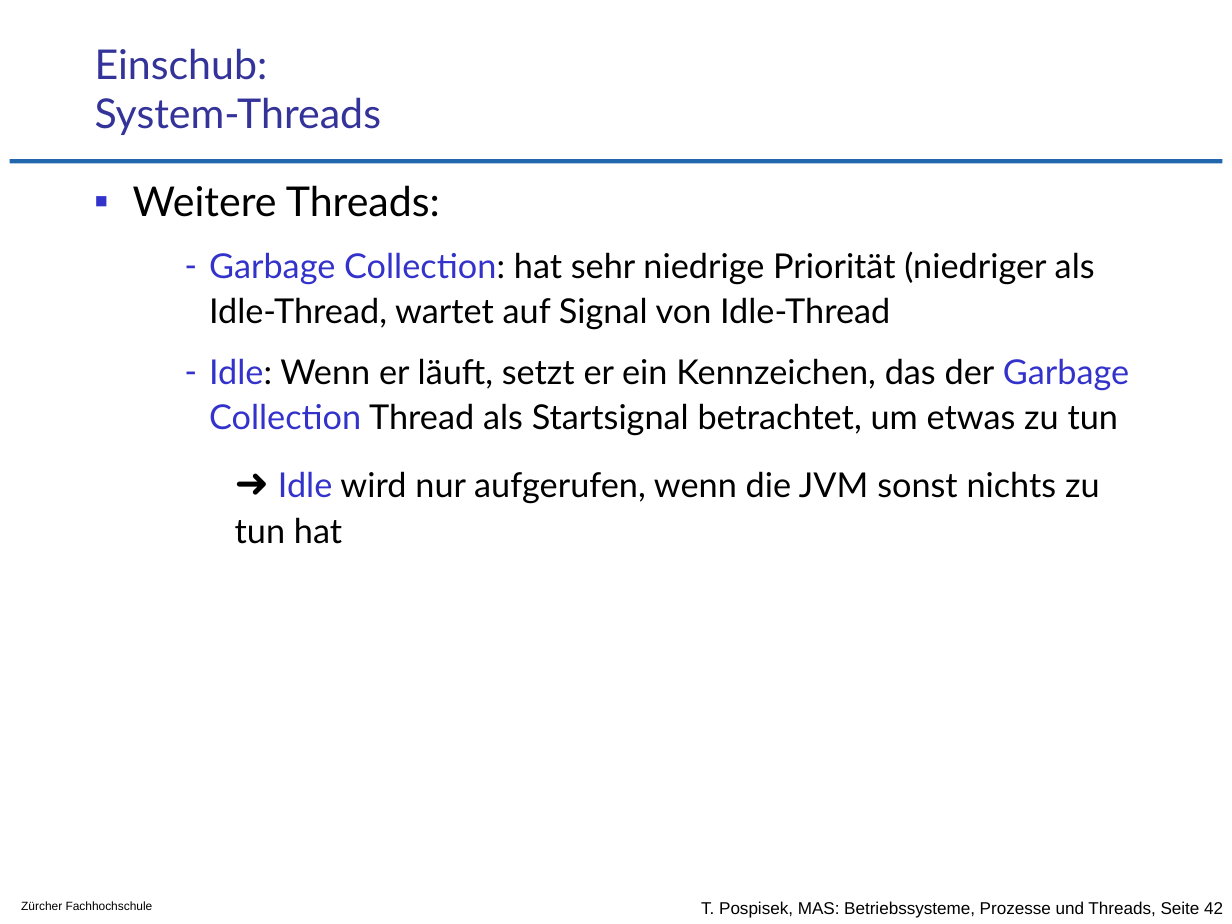
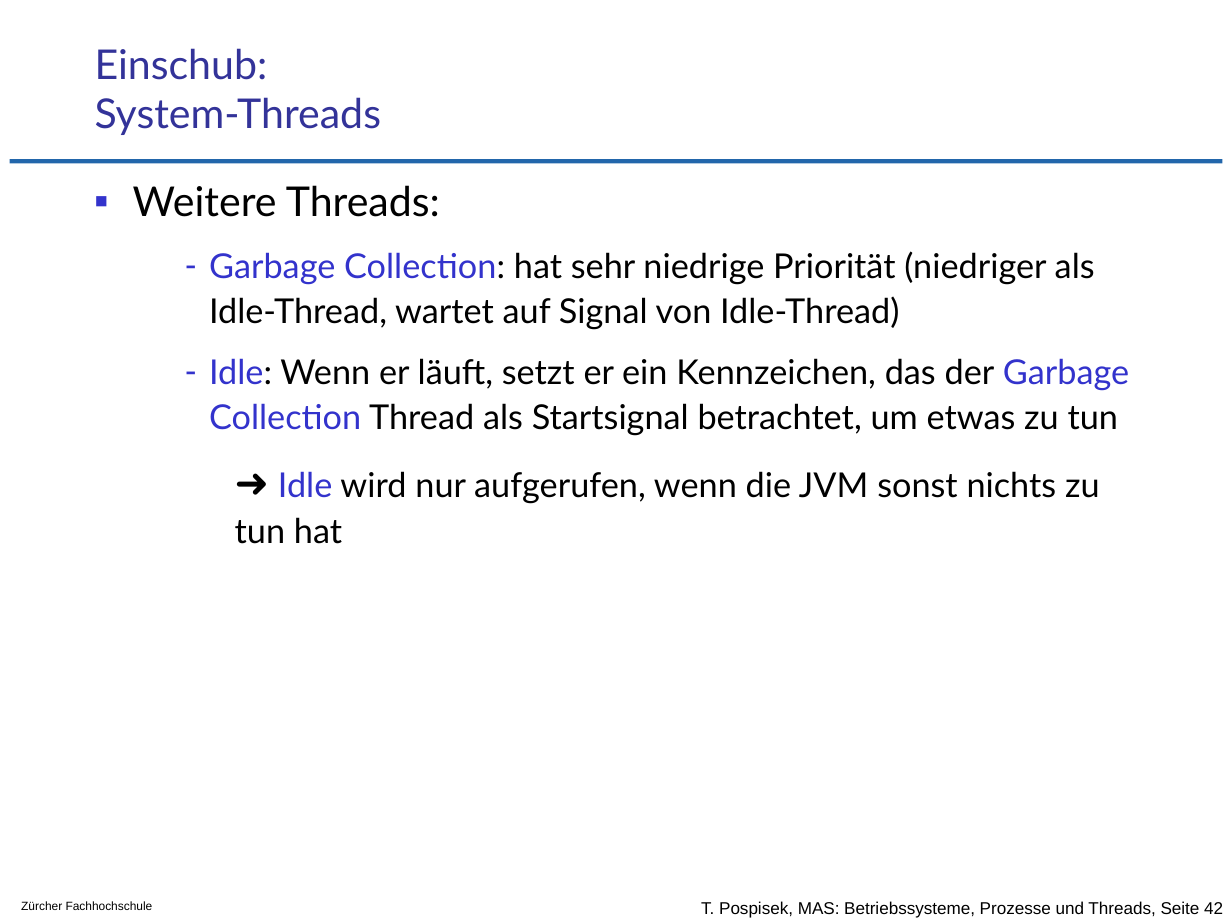
Before and after one commit to tpo/betriebssysteme, a slide deck: slide 42 of 05-2_Prozesse_und_Threads.odp. Drawn at 1232x924 pixels with LibreOffice and Linux fonts; fonts in the diff are those of the drawing; background and template pictures are left out. Boxes give left, top, right and bottom in pixels: in the first picture for what was removed or moved away, otherwise in the second. Text is boxed around its words. In the diff, an @@ line names an element or a change of style, - is before the commit and + after.

```diff
--- a/05-2_Prozesse_und_Threads.odp
+++ b/05-2_Prozesse_und_Threads.odp
@@ text at [209,251,1095,330]: text changed @@
-  – Garbage Collection: hat sehr niedrige Priorität (niedriger als Idle-Thread, wartet auf Signal von Idle-Thread
+  – Garbage Collection: hat sehr niedrige Priorität (niedriger als Idle-Thread, wartet auf Signal von Idle-Thread)
```
Also in this commit, not shown: 5 other slides changed.
